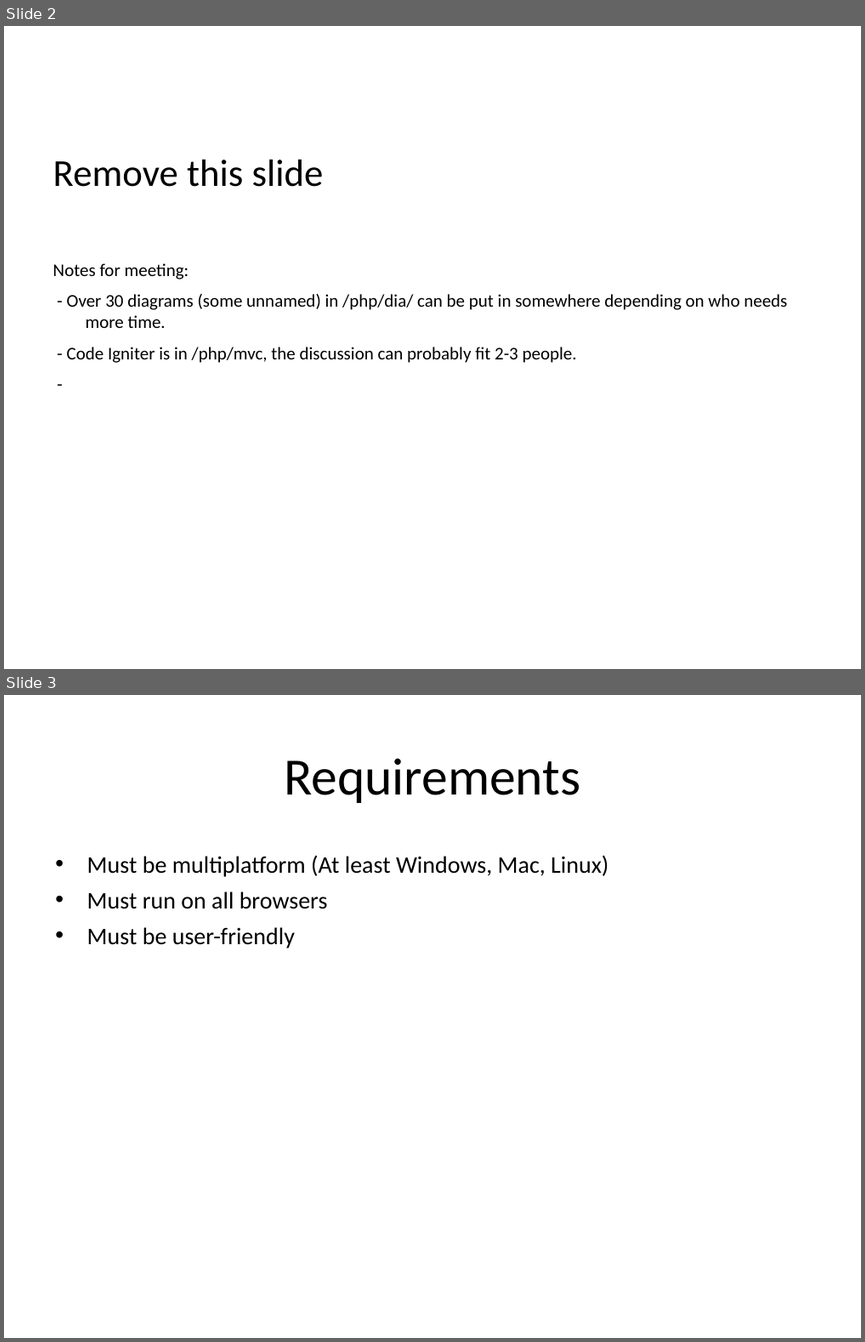
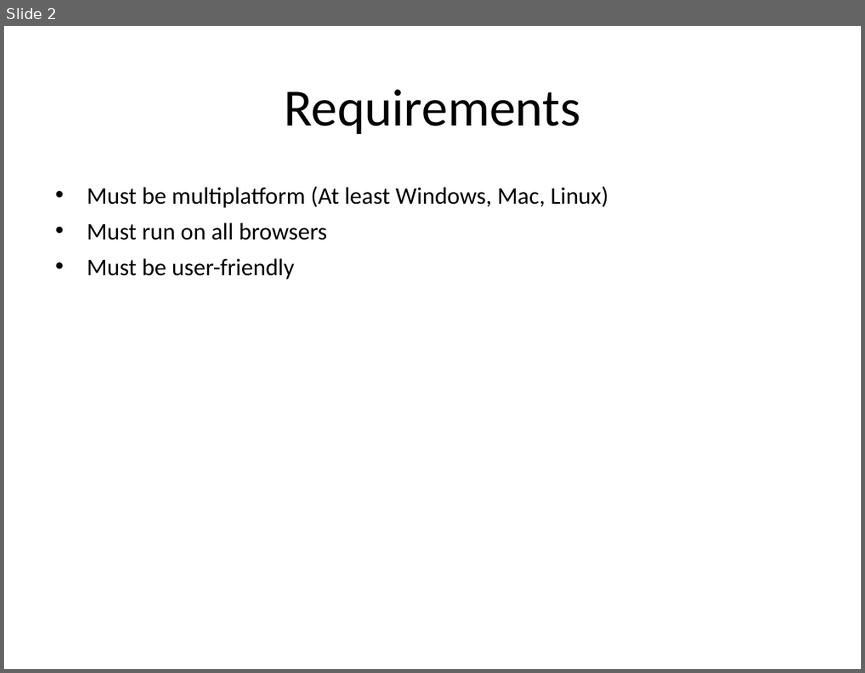
Before and after one commit to msolomon/gus, a slide deck: php/Gus.ppt. Shown one above the other, each under a label of ours: slides 2 and 3 before the commit, slide 2 after it. The pictures are 865x1342 and 865x673 pixels, drawn with LibreOffice and Linux fonts; fonts in the diff are those of the drawing. Boxes give left, top, right and bottom in pixels: in the first picture for what was removed or moved away, otherwise in the second. Text is boxed around its words. In the diff, an @@ line names an element or a change of style, - is before the commit and + after.

Commit message:
Adding updated presentation ppt.

```diff
--- a/php/Gus.ppt
+++ b/php/Gus.ppt
@@ slide 2 removed at bbox=[4, 26, 861, 669], background #FFFFFF @@
@@ subtitle removed at bbox=[53, 159, 787, 363] @@
-Remove this slide
-Notes for meeting:
-- Over 30 diagrams (some unnamed) in /php/dia/ can be put in somewhere depending on who needs more time.
-- Code Igniter is in /php/mvc, the discussion can probably fit 2-3 people.
--
@@ what was slide 3 is now slide 2 @@
```
Also in this commit, not shown: 1 slide changed, 16 slides added, 4 other slides removed, 5 other files.
